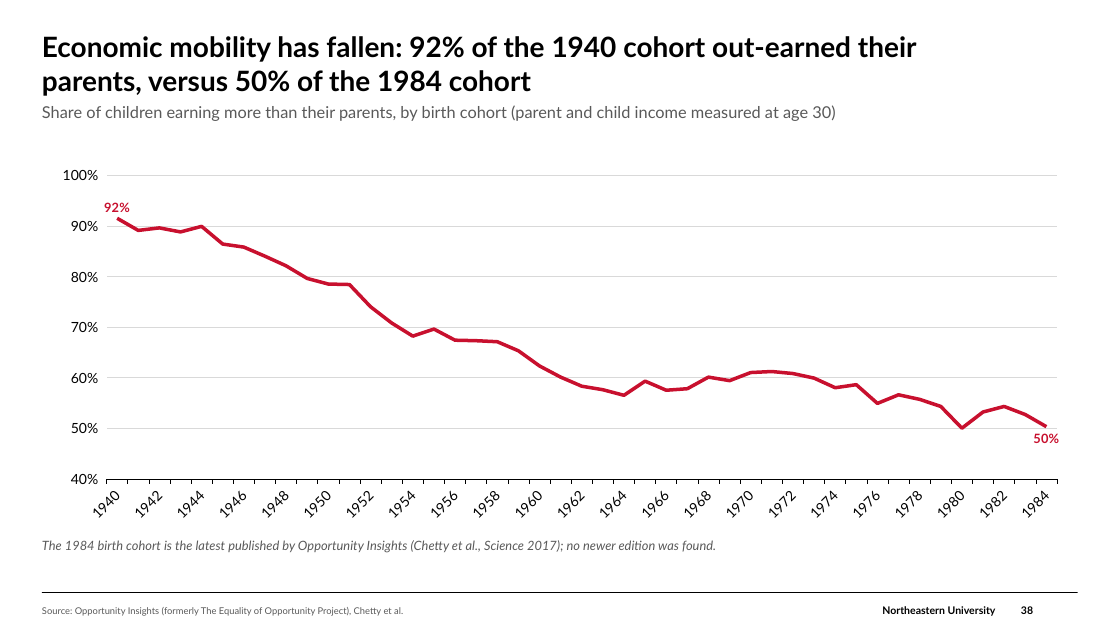
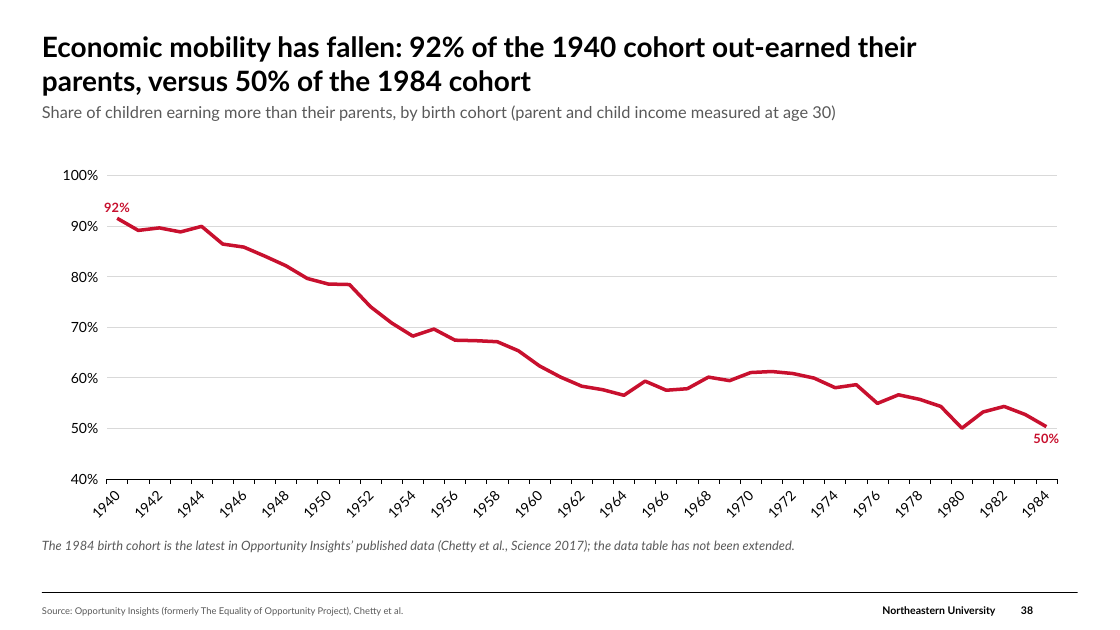
Before and after one commit to brettcsweet/Tonys-repo, a slide deck: slide 38 of GC_Financial_Update_2026-09-30.pptx. Drawn at 1120x630 pixels with LibreOffice and Linux fonts; fonts in the diff are those of the drawing; background and template pictures are left out. Boxes give left, top, right and bottom in pixels: in the first picture for what was removed or moved away, otherwise in the second. Text is boxed around its words. In the diff, an @@ line names an element or a change of style, - is before the commit and + after.

```diff
--- a/GC_Financial_Update_2026-09-30.pptx
+++ b/GC_Financial_Update_2026-09-30.pptx
@@ text at (x1=42, y1=540, x2=795, y2=553): text changed @@
-The 1984 birth cohort is the latest published by Opportunity Insights (Chetty et al., Science 2017); no newer edition was found.
+The 1984 birth cohort is the latest in Opportunity Insights’ published data (Chetty et al., Science 2017); the data table has not been extended.
```
Also in this commit, not shown: 8 other slides changed.
